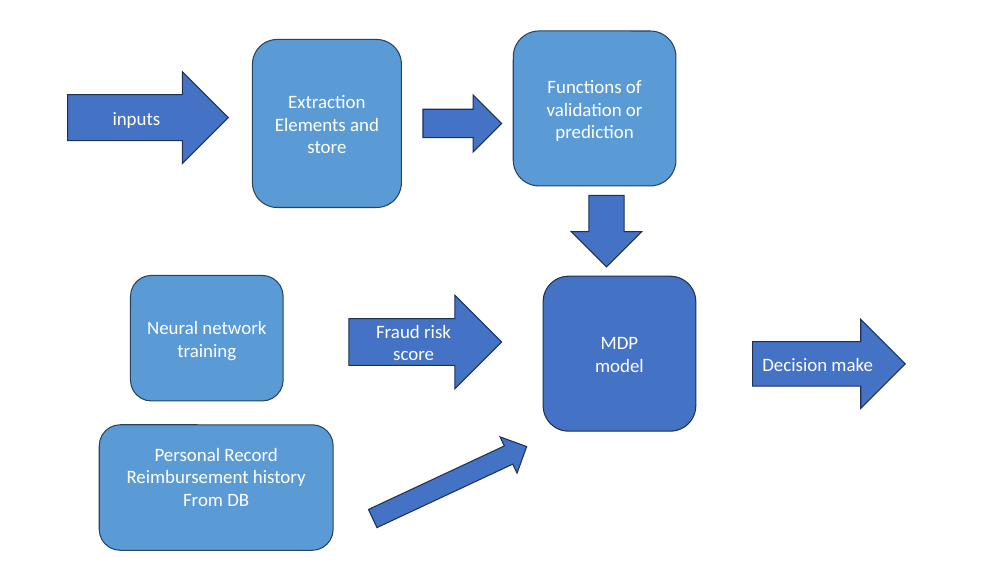
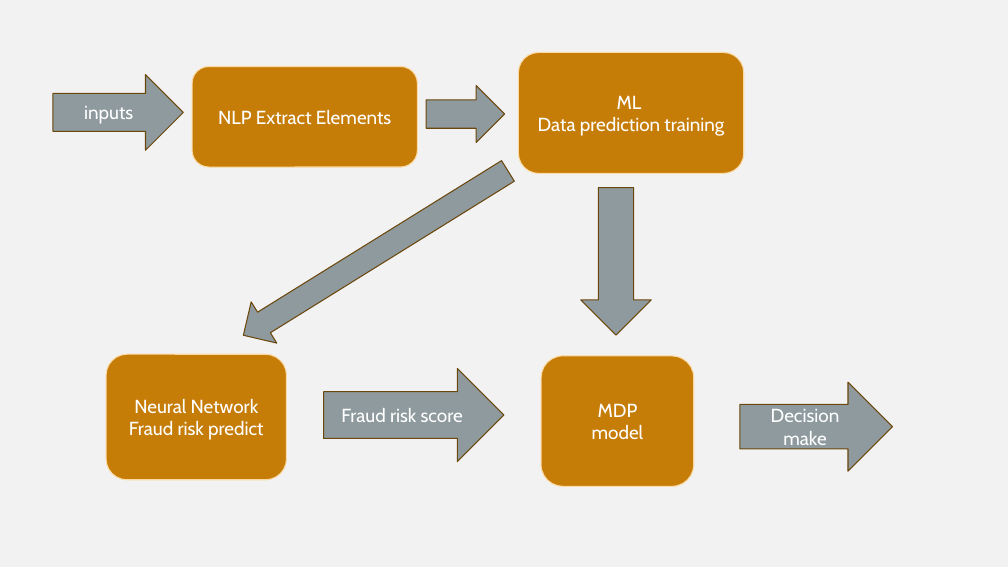
Before and after one commit to ivwangYW/5100CS_Group_Final_Project_Expense-AI, a slide deck: slide 4 of AI Empowered Automated Employee Expense Reimbursement Process.pptx. Drawn at 1008x567 pixels with LibreOffice and Linux fonts; fonts in the diff are those of the drawing. Boxes give left, top, right and bottom in pixels: in the first picture for what was removed or moved away, otherwise in the second. Text is boxed around its words. In the diff, an @@ line names an element or a change of style, - is before the commit and + after.

```diff
--- a/AI Empowered Automated Employee Expense Reimbursement Process.pptx
+++ b/AI Empowered Automated Employee Expense Reimbursement Process.pptx
@@ background #FFFFFF to #F2F2F2 @@
@@ fill #5B9BD5 to #C67D08; outline #28445D 1 pt to #FBDAA5 1 pt in 3 elements at bbox=[106, 355, 287, 480], bbox=[192, 67, 417, 167], bbox=[519, 52, 744, 173] @@
@@ rounded rectangle "ML": place and size @@
-rounded rectangle "ML" at bbox=[513, 31, 676, 186]
+rounded rectangle "ML" at bbox=[519, 52, 744, 173]
@@ right arrow "inputs": place and size @@
-right arrow "inputs" at bbox=[67, 72, 228, 163]
+right arrow "inputs" at bbox=[53, 75, 184, 150]
@@ rounded rectangle "NLP Extract Elements": place and size @@
-rounded rectangle "NLP Extract Elements" at bbox=[253, 39, 402, 207]
+rounded rectangle "NLP Extract Elements" at bbox=[192, 67, 417, 167]
@@ right arrow: place and size @@
-right arrow at bbox=[423, 95, 502, 152]
+right arrow at bbox=[426, 85, 505, 142]
@@ right arrow at bbox=[426, 85, 505, 142]: fill #4472C4 to #8E9A9E; outline #1E3256 1 pt to #6C470D 1 pt @@
@@ text in rounded rectangle at bbox=[218, 109, 391, 125]: text changed; font Calibri to Cabin @@
-Extraction
-Elements and store
+NLP Extract Elements
@@ text in rounded rectangle at bbox=[538, 95, 724, 136]: text changed; font Calibri to Cabin @@
-Functions of validation or prediction
+ML
+Data prediction training
@@ down arrow added at bbox=[231, 150, 521, 356], fill #8E9A9E, outline #6C470D 1 pt @@
@@ down arrow at bbox=[581, 188, 651, 335]: fill #4472C4 to #8E9A9E; outline #1E3256 1 pt to #6C470D 1 pt @@
@@ down arrow: place and size @@
-down arrow at bbox=[572, 195, 642, 267]
+down arrow at bbox=[581, 188, 651, 335]
@@ rounded rectangle "Neural Network": place and size @@
-rounded rectangle "Neural Network" at bbox=[131, 275, 284, 401]
+rounded rectangle "Neural Network" at bbox=[106, 355, 287, 480]
@@ rounded rectangle "MDP": place and size @@
-rounded rectangle "MDP" at bbox=[543, 276, 696, 431]
+rounded rectangle "MDP" at bbox=[541, 356, 694, 487]
@@ rounded rectangle "MDP" at bbox=[541, 356, 694, 487]: font Calibri to Cabin; fill #4472C4 to #C67D08; outline #1E3256 1 pt to #FBDAA5 1 pt @@
@@ font Calibri to Cabin; fill #4472C4 to #8E9A9E; outline #1E3256 1 pt to #6C470D 1 pt in 3 elements at bbox=[53, 75, 184, 150], bbox=[740, 383, 893, 472], bbox=[324, 368, 504, 461] @@
@@ right arrow "Fraud risk score": place and size @@
-right arrow "Fraud risk score" at bbox=[349, 296, 501, 389]
+right arrow "Fraud risk score" at bbox=[324, 368, 504, 461]
@@ right arrow "Decision make": place and size @@
-right arrow "Decision make" at bbox=[752, 319, 905, 408]
+right arrow "Decision make" at bbox=[740, 383, 893, 472]
@@ text in rounded rectangle at bbox=[129, 398, 263, 440]: text changed; font Calibri to Cabin @@
-Neural network training
+Neural Network
+Fraud risk predict
@@ rounded rectangle removed at bbox=[99, 425, 333, 551] @@
-Personal Record
-Reimbursement history
-From DB
@@ right arrow removed at bbox=[364, 429, 535, 537] @@
```
Also in this commit, not shown: 5 other slides changed, 6 slides added, 1 slide removed.
